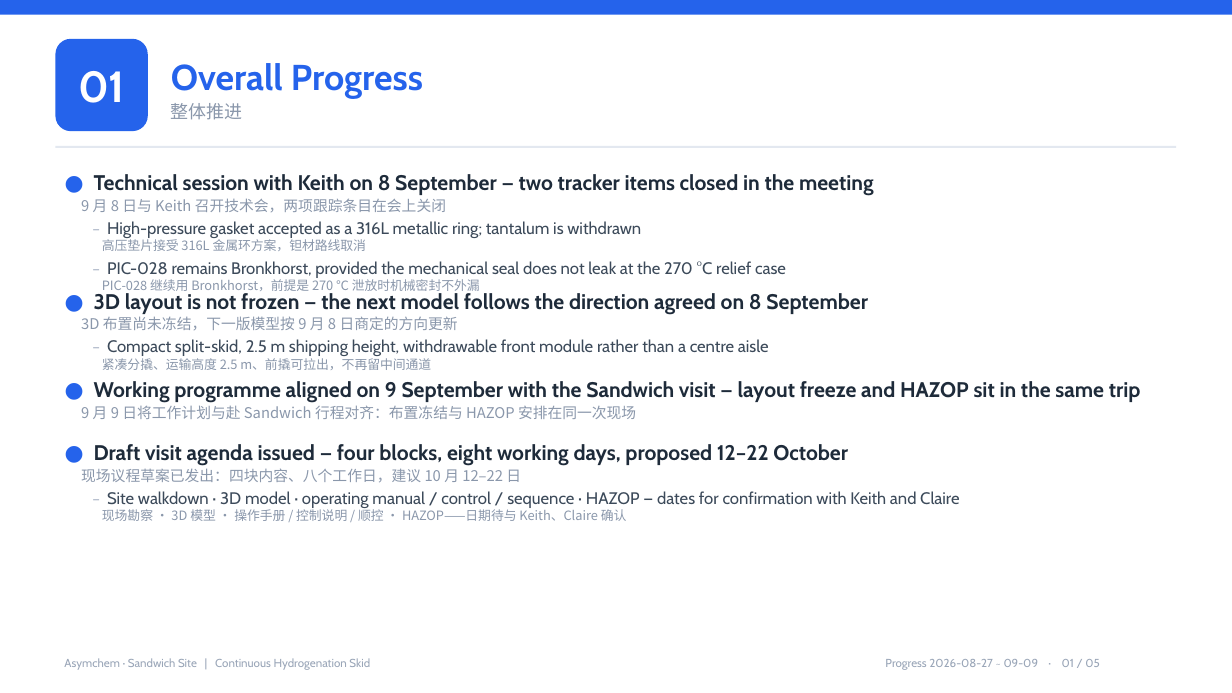
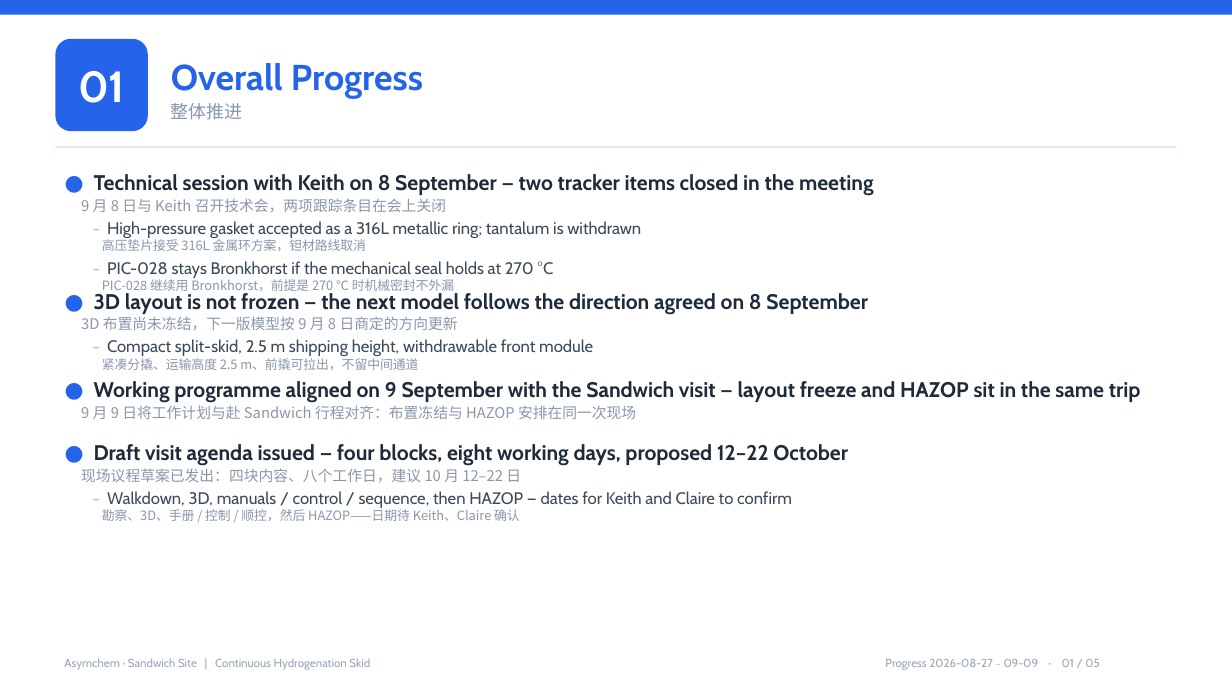
Before and after one commit to peterli0913/FlowHydro, a slide deck: slide 1 of Progress_Report_0909.pptx. Drawn at 1232x693 pixels with LibreOffice and Linux fonts; fonts in the diff are those of the drawing. Boxes give left, top, right and bottom in pixels: in the first picture for what was removed or moved away, otherwise in the second. Text is boxed around its words. In the diff, an @@ line names an element or a change of style, - is before the commit and + after.

```diff
--- a/Progress_Report_0909.pptx
+++ b/Progress_Report_0909.pptx
@@ text at (102,261,553,294): text changed @@
-– PIC-028 remains Bronkhorst, provided the mechanical seal does not leak at the 270 °C relief case
-PIC-028 继续用 Bronkhorst，前提是 270 ℃ 泄放时机械密封不外漏
+– PIC-028 stays Bronkhorst if the mechanical seal holds at 270 °C
+PIC-028 继续用 Bronkhorst，前提是 270 ℃ 时机械密封不外漏
@@ text at (102,339,593,370): text changed @@
-– Compact split-skid, 2.5 m shipping height, withdrawable front module rather than a centre aisle
-紧凑分撬、运输高度 2.5 m、前撬可拉出，不再留中间通道
+– Compact split-skid, 2.5 m shipping height, withdrawable front module
+紧凑分撬、运输高度 2.5 m、前撬可拉出，不留中间通道
@@ text at (102,491,792,521): text changed @@
-– Site walkdown · 3D model · operating manual / control / sequence · HAZOP — dates for confirmation with Keith and Claire
-现场勘察 · 3D 模型 · 操作手册 / 控制说明 / 顺控 · HAZOP——日期待与 Keith、Claire 确认
+– Walkdown, 3D, manuals / control / sequence, then HAZOP — dates for Keith and Claire to confirm
+勘察、3D、手册 / 控制 / 顺控，然后 HAZOP——日期待 Keith、Claire 确认
```
Also in this commit, not shown: 4 other slides changed, 1 other file.
